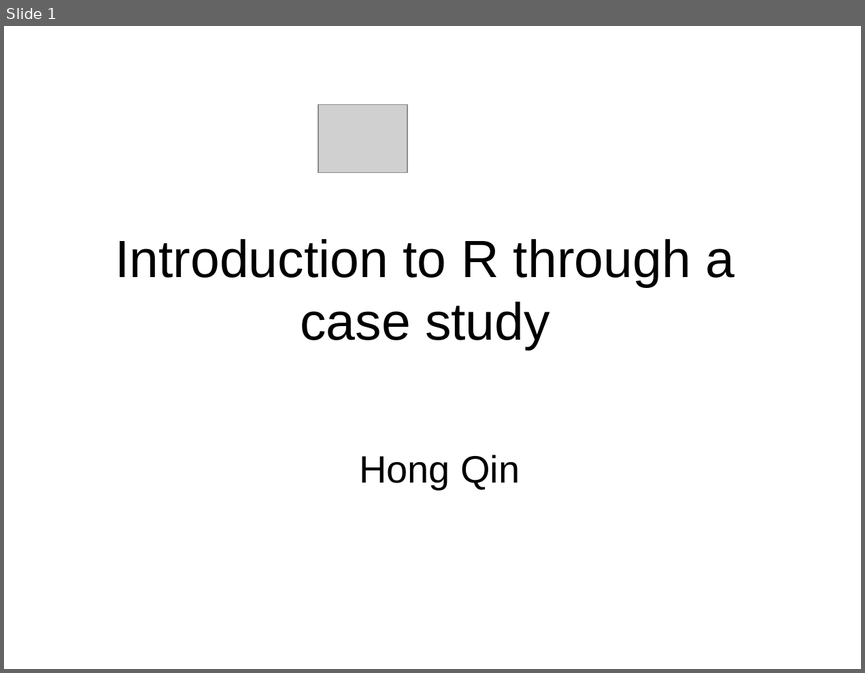
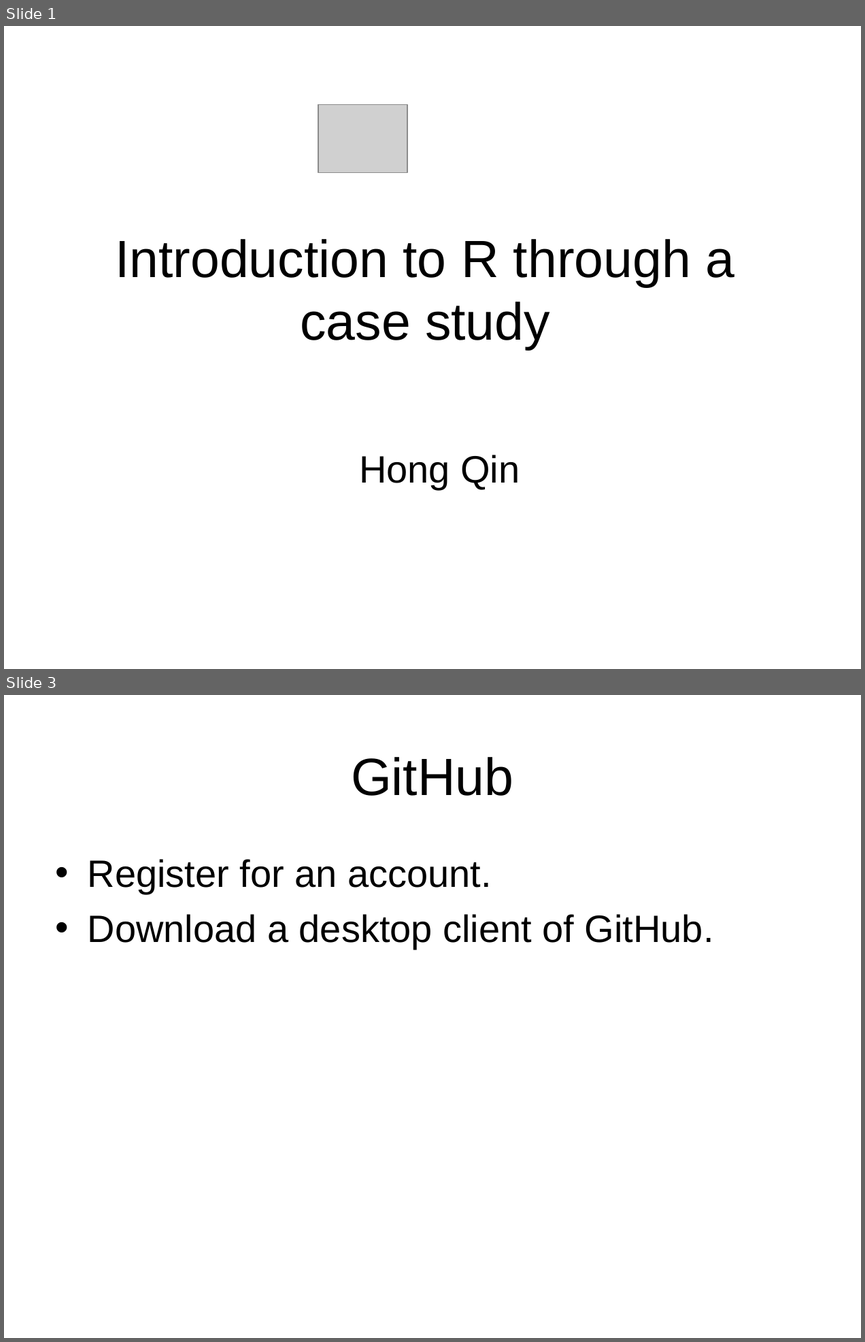
Before and after one commit to ICompBioUTC/R-bootcamp20190530, a slide deck: 1.students.example/Learning_R_by_metricExample.ppt. Shown one above the other, each under a label of ours: slide 1 before the commit, slides 1 and 3 after it; the slides between them are not shown. The pictures are 865x673 and 865x1342 pixels, drawn with LibreOffice and Linux fonts; fonts in the diff are those of the drawing; grey boxes stand for pictures. Boxes give left, top, right and bottom in pixels: in the first picture for what was removed or moved away, otherwise in the second. Text is boxed around its words. In the diff, an @@ line names an element or a change of style, - is before the commit and + after.

```diff
--- a/1.students.example/Learning_R_by_metricExample.ppt
+++ b/1.students.example/Learning_R_by_metricExample.ppt
@@ slide 3 added at (4,695,861,1338), background #FFFFFF @@
@@ title added at (351,757,513,796), 44 pt, text #000000 @@
+GitHub
@@ text added at (88,859,714,949), 32 pt, text #000000 @@
+• Register for an account.
+• Download a desktop client of GitHub.
```
Also in this commit, not shown: 2 slides changed, 1 other slide added, 2 other files.
